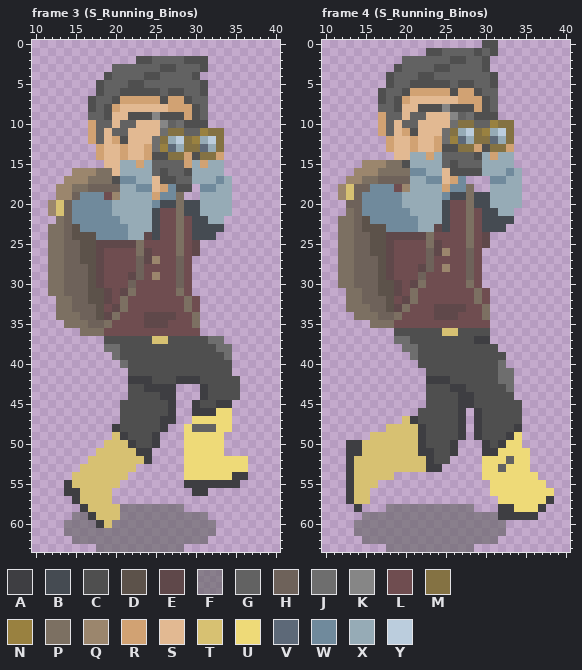
Pixel-art file -- Assets/Graphics/Characters/Main Character/Binos_Main.aseprite. The first picture shows the starting point.
48x64 pixels, 9 frames. Colours within 5 levels of each other are drawn and written as one. Shown: frame 3 (S_Running_Binos): x 10..40, y 0..63; frame 4 (S_Running_Binos): x 10..40, y 0..63. The commit also changed other frames, which this record leaves out.
Visible layers, top first: "Layer 4", "straps", "head", "torso", "backpack", "legs", "shadow" opacity 60%.
Palette (. is transparent): A #3e3e42  B #454b52  C #4f4f4f  D #5c524a  E #5f484a  F #62626299  G #626262  H #6e625a  J #6e6e6e  K #868686  L #6f4d50  M #847243  N #998140  P #7c7062  Q #9b866d  R #d1a273  S #e2b992  T #d7c172  U #eeda78  V #5d6978  W #708a9c  X #96abb6  Y #bbcddd
Pixels before, frame 3 (S_Running_Binos), first column x 12:
 2 ...........CCGGGGCCC.....
 3 ........GGGGGGCCGGGC.....
 4 .......CGGGGCCGGGGC......
 5 ......CGGGCCGGGGGGGC.....
 6 ......CGGCCCCCGCCGGC.....
 7 .....CGGCRRRRRCRRCGG.....
 8 .....CGCRSSSSSSRRRCG.....
 9 .....GGCSSCCCKCCCRCG.....
10 .....RGGSGGSSSKGJCCC.....
11 .....RGSGGSSSSJMMGGNMM...
12 .....RGSRCSSSJMXYMNXYM...
13 ......RSSRSSRJNVXMMVXM...
14 ......RSSRSSRCCMMRCMMR...
15 .......SSXXRXGGGGRXRXX...
16 ...QQQPPSXXXXGCGGCXXXX...
17 ..QQQPPPCWWXXSCCGGXXXWX..
18 .QQPPHHHHXXWWSRWCC.WWXX..
19 .QQHWWWLQXXXXRWWP..XXXX..
20 QTHWWWWWXXXXXWBBPBBXXXX..
21 QTHWWWWWXXXXXBLLPBBXXXX..
22 .PHWWWWWWXXXXBLLPLBBXX...
23 PPHDWWWWWWXXXBLLPLBBBB...
24 PPHDDDWWWWXXEBLLPLBBB....
25 PPHHDDEEEEEPLLLLPLE......
26 PPHHDDELLLLPELLLPLE......
27 PPHHDDELLLLHEQLLHL.......
28 PPHHHDELLLLHLLLLHL.......
29 PPHHHDELLLEHLQLLHL.......
30 PPHHHDELLLHLLLLLHL.......
31 PPHHHDDELEPLLLLLPL.......
32 .PPHHDDELPLLLLLLLPL......
33 .PPHHHDLEPLLLLLLLPL......
34 .PPPHHDEPLLLEEEELLP......
35 ..PPPHHPLLLLEEELLLP......
36 ....PPPLLLLLLLLLLLL......
37 .......CCCCCCTTCCCCCJJ...
38 .......JJCCCCCCCCCCCCJJ..
39 ........JCCCCCCCCCCCCCJ..
40 .........JCCCCCCCCCCCCC..
41 ..........CCCCCCCCCCCCC..
42 ..........AAACCCAAACCCCC.
43 ..........CCAAAA...ACCCC.
44 ..........CCCCAA...ACCCC.
45 .........CCCCCCA..ACCAA..
46 .........CCCCCCA..AAAUU..
47 .........CCCCCAA..UUUUU..
48 ........ACCCCCA..UGGGUU..
49 ........TACCCA...UUUUU...
50 .......TTTACCA...UUUUU...
51 ......TTTTTAA....UUUUU...
52 .....TTTTTTTA....UUUUUUUU
53 ....TTTTTTT......UUUUUUUU
54 ...TTTTTTT.......UUUUUUAA
55 ..ATTTTTT........AAAAAAA.
56 ..AATTTT..........AA.....
57 ...ATTTT.................
58 ....ATTTTFFFFFFFF........
59 ...FFATTTFFFFFFFFFFF.....
60 ..FFFFATFFFFFFFFFFFFF....
61 ..FFFFFFFFFFFFFFFFFFF....
62 ...FFFFFFFFFFFFFFFFF.....
63 ......FFFFFFFFFFF........
Pixels before, frame 4 (S_Running_Binos), first column x 12:
 0 ..................CC.......
 1 ...........CCGGGGCGC.......
 2 ........GGGGGGCCGGC........
 3 .......CGGGGCCGGGGC........
 4 ......CGGGCCGGGGGGGC.......
 5 ......CGGCCCCCGCCGGC.......
 6 .....CGGCRRRRRCRRCGG.......
 7 .....CGCRSSSSSSRRRCG.......
 8 .....GGCSSCCCKCCCRCG.......
 9 .....RGGSGGSSSKGJCCC.......
10 .....RGSGGSSSSJMMGGNMM.....
11 .....RGSRCSSSJMXYMNXYM.....
12 ......RSSRSSRJNVXMMVXM.....
13 ......RSSRSSRCCMMRCMMR.....
14 .......SSXXRXGGGGCXRXX.....
15 ...QQQPPCXXXXGCGGGXXXX.....
16 ..QQQPPPPWWXXSCCCCXXXWX....
17 .QQPPHHHHXXWWSRW...WWXX....
18 QTHHWWWLQXXXXRWWP..XXXX....
19 QTHWWWWWXXXXXWBBPBBXXXX....
20 .HHWWWWWXXXXXBLLPBBXXXX....
21 .PHWWWWWWXXXXBLLPLBBXX.....
22 PPHDWWWWWWXXXBLLPLBBBB.....
23 PPHDDDWWWWXXEBLLPLBBB......
24 PPHHDDEEEEEPLLLLPLE........
25 PPHHDDELLLLPELLLPLE........
26 PPHHDDELLLLHEQLLHL.........
27 PPHHHDELLLLHLLLLHL.........
28 PPHHHDELLLEHLQLLHL.........
29 PPHHHDELLLHLLLLLHL.........
30 PPHHHDDELEPLLLLLPL.........
31 .PPHHDDELPLLLLLLLPL........
32 .PPHHHDLEPLLLLLLLPL........
33 .PPPHHDEPLLLEEEELLP........
34 ..PPPHHPLLLLEEELLLP........
35 ....PPPLLLLLLLLLLLL........
36 .......CCCCCCTTCCCC........
37 .......JJCCCCCCCCAA........
38 ........JJCCCCCCCCCC.......
39 .........JCCCCCCCCCCC......
40 ..........CCCCCCCCCCJ......
41 ...........CCCCCCCCCJJ.....
42 ...........AAACCCCCCJJ.....
43 ...........CCCAACCCCCJ.....
44 ...........CCCCAACCCCC.....
45 ...........CCCCAACCCCCC....
46 ..........CCCCCA.ACCCCC....
47 ........TACCCCCA.ACCCCC....
48 ......TTTTACCCCA.ACCCCA....
49 ....TTTTTTACCCCA.ACCCAU....
50 .AATTTTTTTACCCA...ACAUU....
51 .AATTTTTTTAACCA...AAUUUU...
52 .ATTTTTTTTTACC....UUUGUU...
53 .ATTTTTTTTTAA.....UUGUUU...
54 .ATTTTT...........UUUUUUU..
55 .ATTT..............UUUUUUU.
56 .ATT...............UUUUUUUU
57 .ATT................UUUUUUA
58 ..A...FFFFFFFFFFF...AAUUUA.
59 ...FFFFFFFFFFFFFFFFFAAAAA..
60 ..FFFFFFFFFFFFFFFFFFF......
61 ..FFFFFFFFFFFFFFFFFFF......
62 ...FFFFFFFFFFFFFFFFF.......
63 ......FFFFFFFFFFF..........
After:
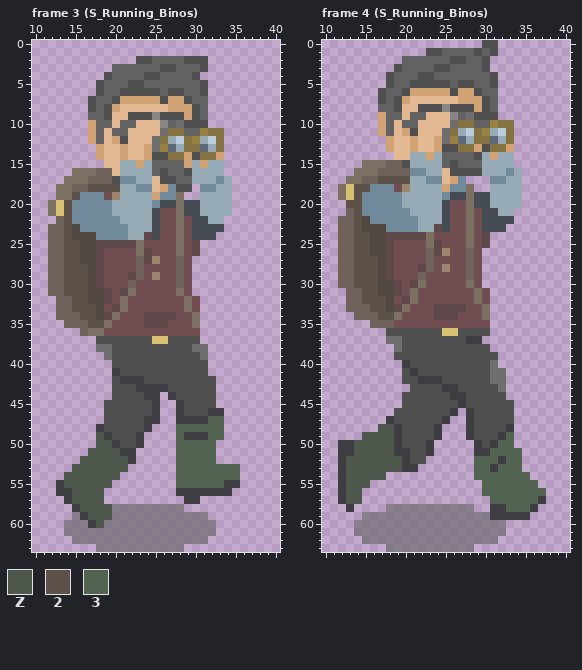
Colours new in this view: Z #4e574c  2 #5c524a  3 #526351
Change:
colour D: #5c524a -> #514741
Changed rows in their new state; - is a pixel that keeps its letter.
Frame 3 (S_Running_Binos), layers "torso", "backpack", "legs":
first column x 12:
16 ---PPPHH-----------------
17 --PPPHHH-----------------
18 -PPHH2222----------------
19 -PP2---------------------
20 P-2----------------------
21 P-2----------------------
22 -H2----------------------
23 HH2----------------------
24 HH2----------------------
25 HH22---------------------
26 HH22---------------------
27 HH22---------------------
28 HH222--------------------
29 HH222--------------------
30 HH222--------------------
31 HH222--------------------
32 -HH22--------------------
33 -HH222-------------------
34 -HHH22-------------------
35 --HHH22------------------
36 ----H--------------------
37 ------C------------...---
38 ------J-C---------JJ...--
39 -------JC----------J...--
40 --------CC----------...--
41 --------AC----------...--
42 --------CA--C---CCC--...-
43 --------CC-A---CCCCC-...-
44 --------CC--AA.-CCCC-...-
45 -------CC----A..ACC--..--
46 -------CC----A..ACCC-A.--
47 -------CC---AA..AAAA33.--
48 ------ACC---A..-333333.--
49 ------ZACC-A..--3AAA33---
50 ------ZZACCA..--33333.---
51 -----ZZZZAA..---33333.---
52 ----ZZZZZZA..---33333....
53 ---ZZZZZZZ.-----33333333.
54 --ZZZZZZZ.------33333333.
55 -AZZZZZZ.-------333333---
56 -A-ZZZZ.--------AA--AAA--
57 --AZZZZ.---------AA------
58 ---AZZZZF----------------
59 ----AZZZF----------------
60 -----AZF-----------------
Frame 4 (S_Running_Binos), layers "torso", "backpack", "legs":
first column x 12:
15 ---PPPHH-------------------
16 --PPPHHHH------------------
17 -PPHH2222------------------
18 P-22-----------------------
19 P-2------------------------
20 -22------------------------
21 -H2------------------------
22 HH2------------------------
23 HH2------------------------
24 HH22-----------------------
25 HH22-----------------------
26 HH22-----------------------
27 HH222----------------------
28 HH222----------------------
29 HH222----------------------
30 HH222----------------------
31 -HH22----------------------
32 -HH222---------------------
33 -HHH22---------------------
34 --HHH22--------------------
35 ----HHH--------------------
36 ------C--------------------
37 ------J-C-------A-.--------
38 -------JCC---------.-------
39 -------CCC----------.------
40 --------AC---------J.------
41 --------CAC--------J-.-----
42 --------CCA--C-----J-.-----
43 ---------CC--A-C----J.-----
44 --------CCC---A-C----.-----
45 --------CCC-----C-----.----
46 -------CCC----A.AC----.----
47 ------ACCC---A..AC----.----
48 -----ZZACCC-A...AC---A.----
49 ---ZZZZACCC-A...AC--A3.----
50 A-ZZZZZACCCA...--ACA33.----
51 A-ZZZZZAACC-...--A-3333.---
52 AZZZZZZZACC...---333A33.---
53 AZZZZZZZAA...----33A333.---
54 AZZZZZ.----------3333333.--
55 AZZZ.-------------3333333.-
56 AZZ.--------------33333333.
57 AZZ.---------------333333A.
58 -A.----------------A-333A.-
59 -------------------A----.--
